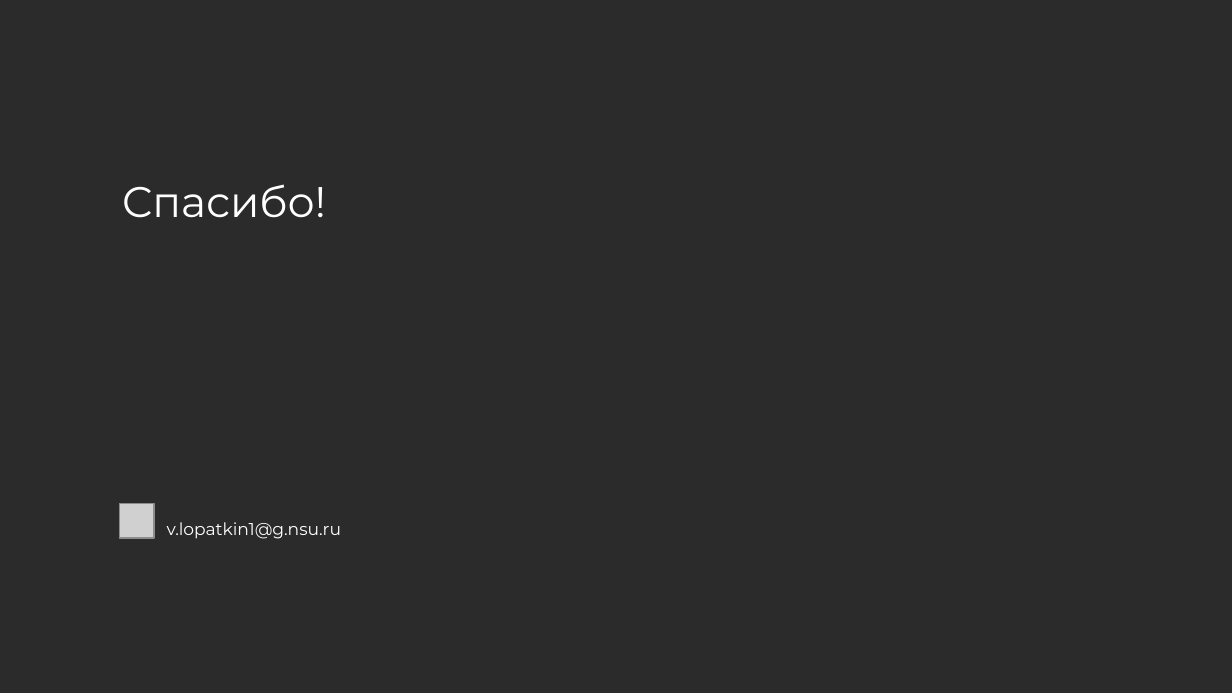
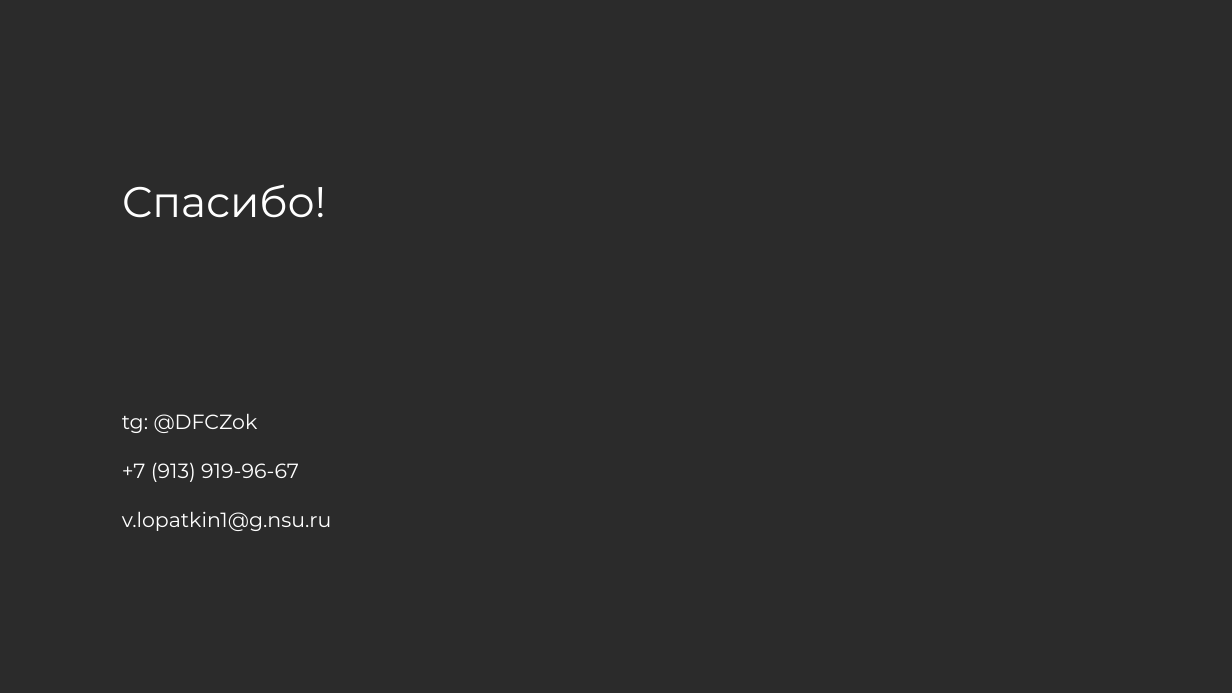
Before and after one commit to ContactProxyDev/Pitch, a slide deck: slide 10 of Startup Pitch.pptx (slide 11 before the commit). Drawn at 1232x693 pixels with LibreOffice and Linux fonts; fonts in the diff are those of the drawing; grey boxes stand for pictures; background and template pictures are left out; a plain dark background stands for a picture behind light text. Boxes give left, top, right and bottom in pixels: in the first picture for what was removed or moved away, otherwise in the second. Text is boxed around its words. In the diff, an @@ line names an element or a change of style, - is before the commit and + after.

```diff
--- a/Startup Pitch.pptx
+++ b/Startup Pitch.pptx
@@ text at box(122, 413, 299, 482): paragraphs added @@
+tg: @DFCZok
++7 (913) 919-96-67
@@ picture removed at box(120, 504, 154, 538) @@
@@ text at box(122, 511, 332, 531): size 10 to 12 pt in "v.lopatkin1@g.nsu.ru"; less space between paragraphs @@
```
Also in this commit, not shown: 2 other slides changed, 6 slides added, 7 slides removed.
